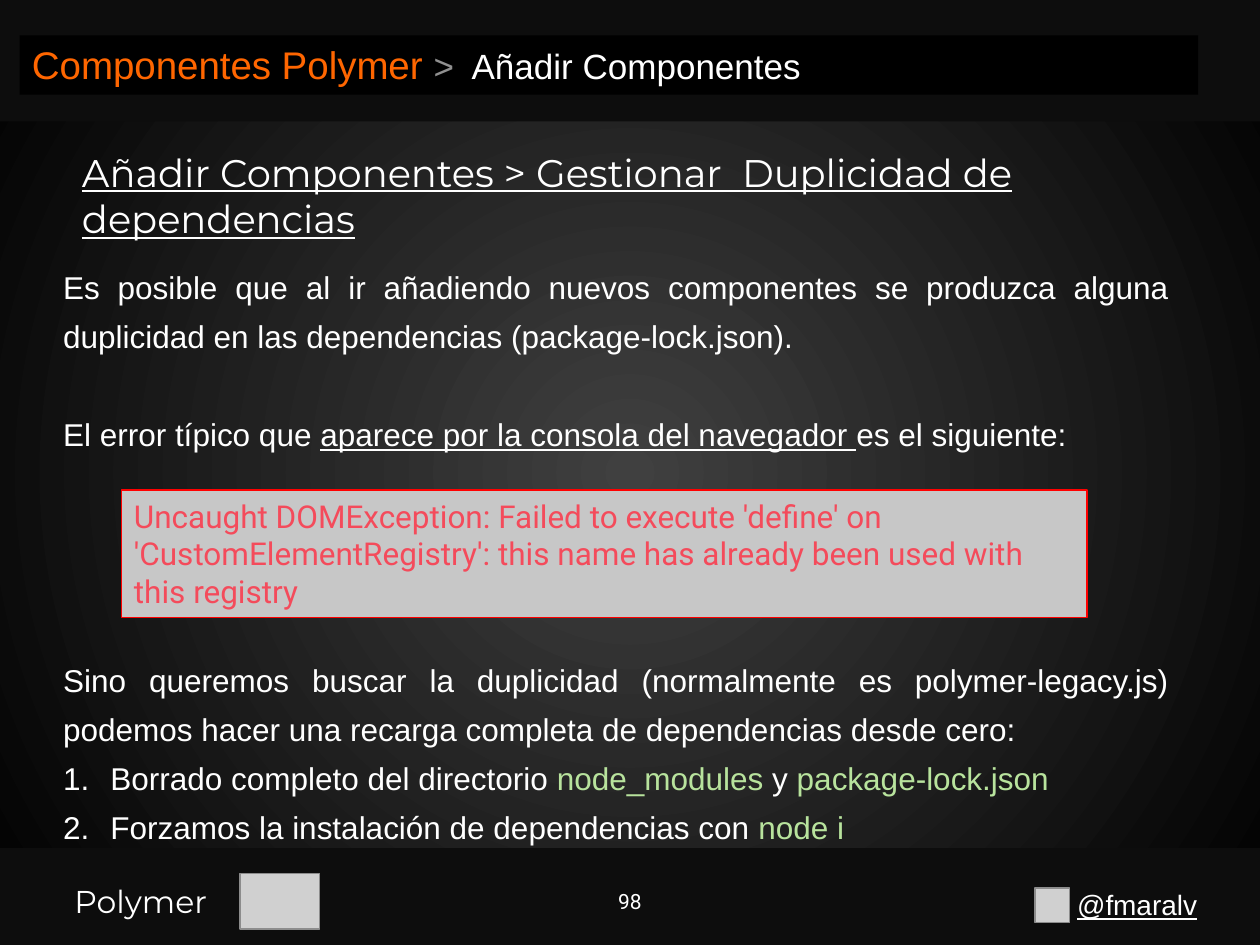
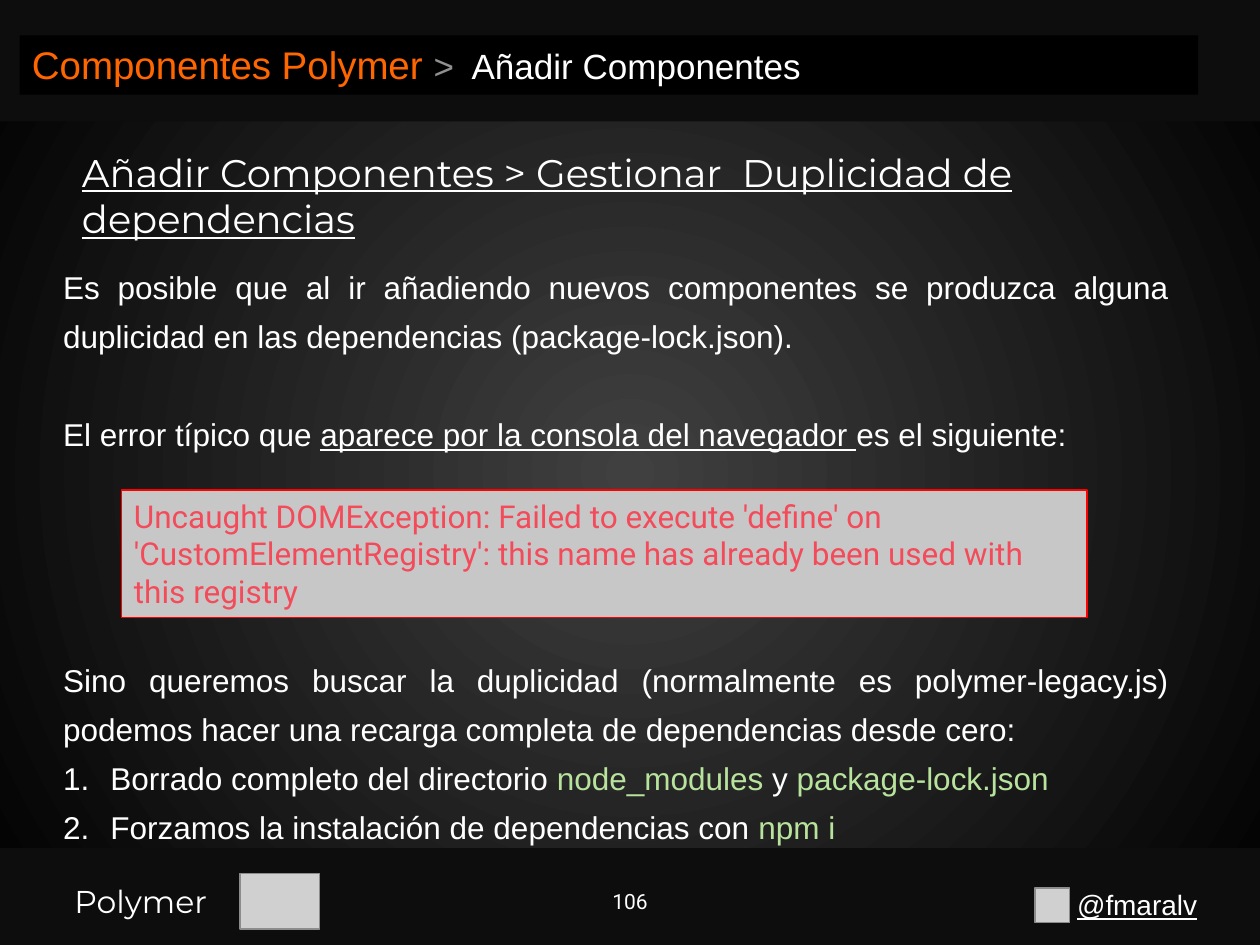
Before and after one commit to fmaralv/Presentacion, a slide deck: slide 106 of Polymer.pptx (slide 98 before the commit). Drawn at 1260x945 pixels with LibreOffice and Linux fonts; fonts in the diff are those of the drawing; grey boxes stand for pictures. Boxes give left, top, right and bottom in pixels: in the first picture for what was removed or moved away, otherwise in the second. Text is boxed around its words. In the diff, an @@ line names an element or a change of style, - is before the commit and + after.

```diff
--- a/Polymer.pptx
+++ b/Polymer.pptx
@@ text at bbox=[110, 815, 835, 845]: text changed @@
-2. Forzamos la instalación de dependencias con node i
+2. Forzamos la instalación de dependencias con npm i
@@ page number at bbox=[612, 894, 647, 909]: text changed @@
-98
+106
```
Also in this commit, not shown: 4 other slides changed, 15 slides added.
